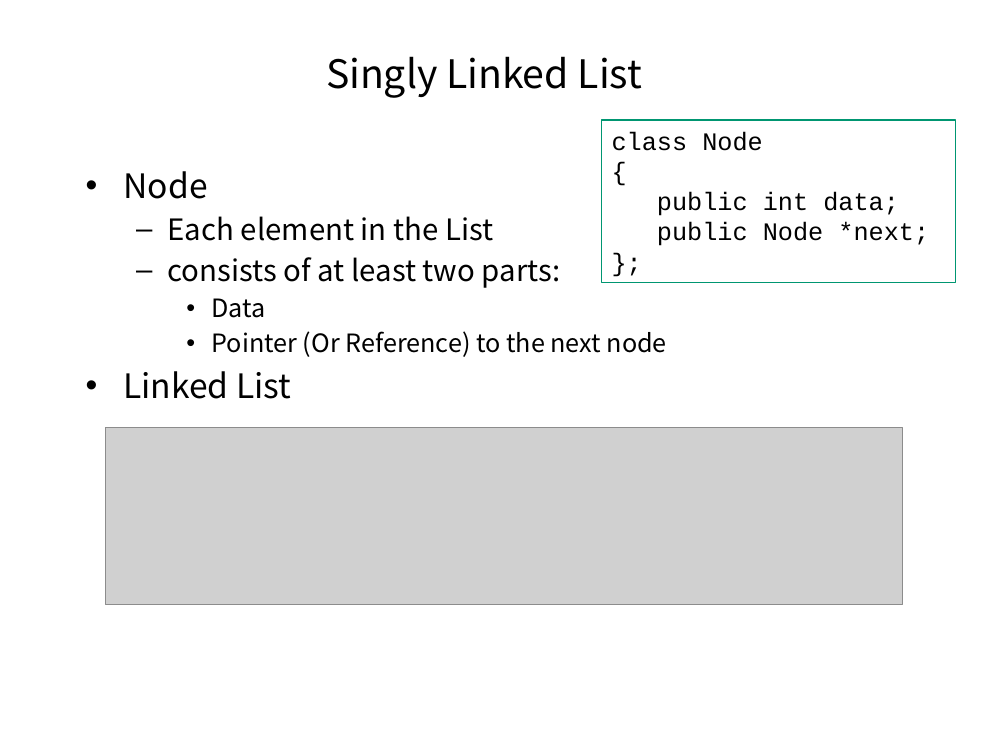
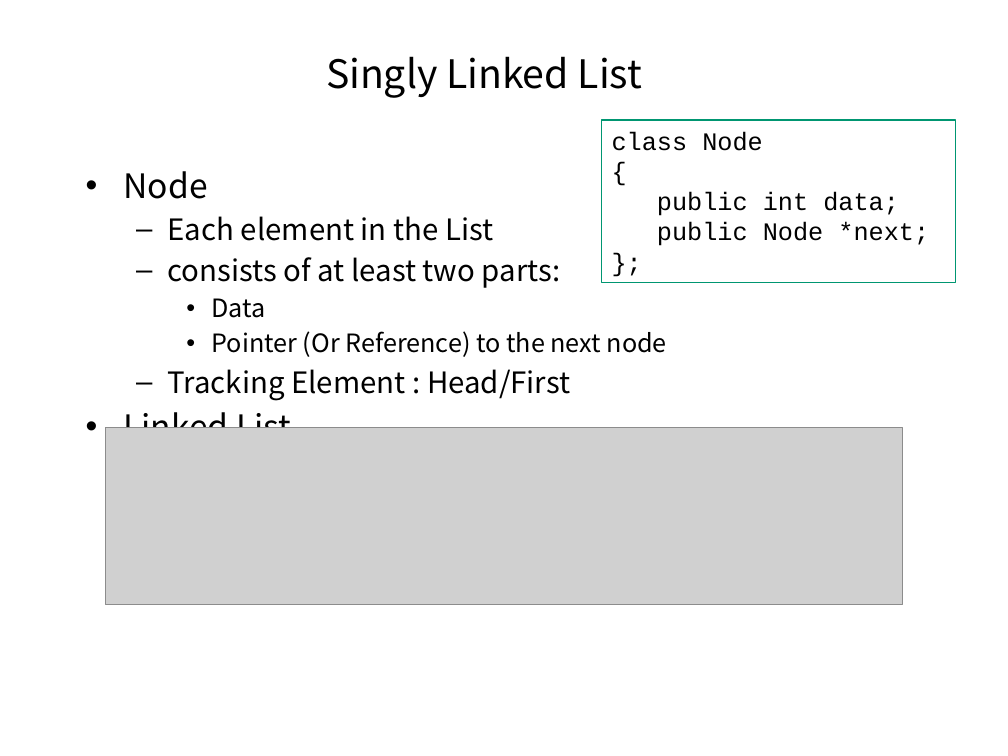
Before and after one commit to pankajfri/Training-Materials, a slide deck: slide 9 of Objected Oriented Programming Concepts Using C++ & Data Structures/Data Structures.pptx. Drawn at 1008x756 pixels with LibreOffice and Linux fonts; fonts in the diff are those of the drawing; grey boxes stand for pictures; background and template pictures are left out. Boxes give left, top, right and bottom in pixels: in the first picture for what was removed or moved away, otherwise in the second. Text is boxed around its words. In the diff, an @@ line names an element or a change of style, - is before the commit and + after.

```diff
--- a/Objected Oriented Programming Concepts Using C++ & Data Structures/Data Structures.pptx
+++ b/Objected Oriented Programming Concepts Using C++ & Data Structures/Data Structures.pptx
@@ text at (168, 369, 570, 401): paragraph added @@
+  – Tracking Element : Head/First
```
Also in this commit, not shown: 6 other slides changed, 3 slides added, 1 slide removed, 5 other files.
